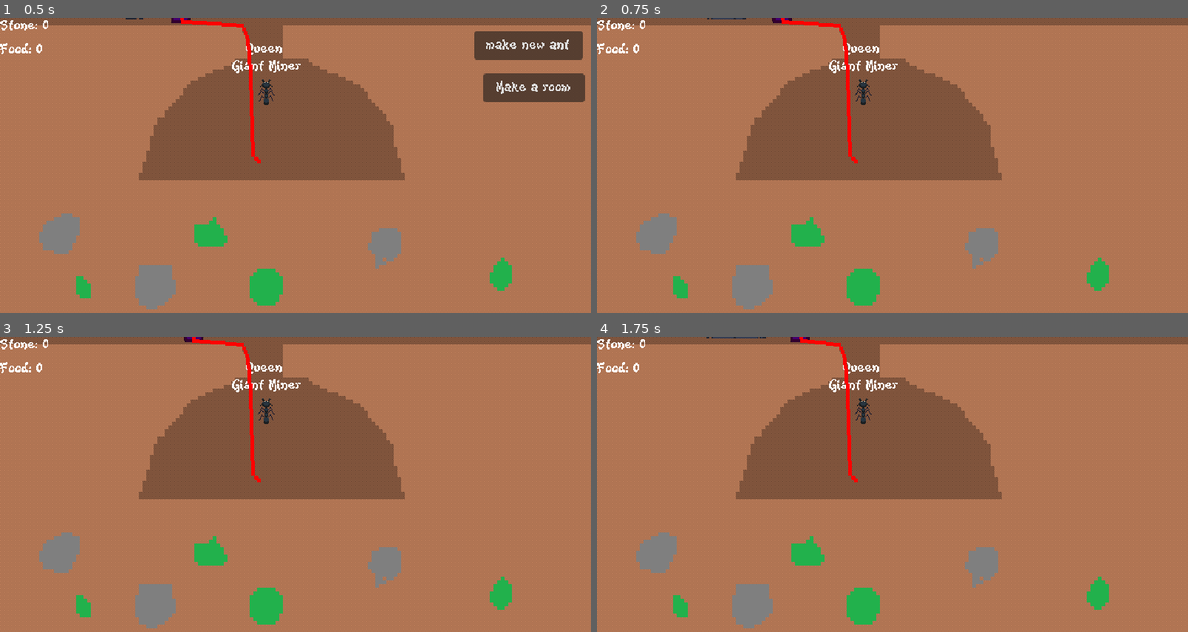
Above: before the commit, frames 1-4 (two rows, left to right).
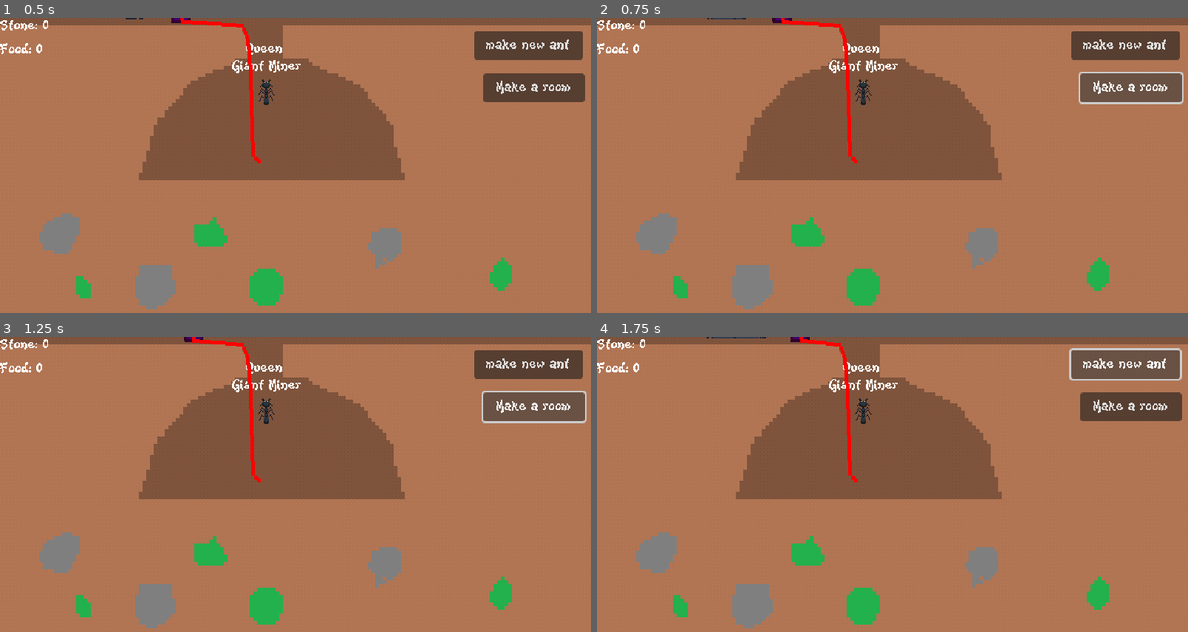
Above: after the commit, the same moments.

Repository: AlbieGray/LD57
Game: Godot game, scene res://Scenes/Game.tscn
Same seed, same stepped clock (60 frames per second), same inputs: the game is played once before the commit and once after it. The engine's default icon, where the game draws it, is replaced by a stand-in: a white triangle on a blue panel in a dark square.
Inputs (mouse positions are in pixels of both pictures, inside the frame that each line leads up to):
- Up to frame 1 (0.5 s): no input
- Up to frame 2 (0.75 s): click "Make a room" at 0.5 s
- Up to frame 3 (1.25 s): no input
- Up to frame 4 (1.75 s): click (1122, 363) at 1.25 s, where only the run after the commit has a clickable "make new ant"

Frame 1 is identical in both runs. In frame 2, 3.7% of the frame differs, in the area x 80-100%, y 4-30%; in frame 3, 3.7%; in frame 4, 3.8%, in the area x 79-99%, y 3-29%.

Commit message:
fixing selection, now dosent deselect after clicking button

Diff:
--- a/Scenes/Ant.tscn
+++ b/Scenes/Ant.tscn
@@ -25,6 +25,7 @@
 [node name="ant" type="CharacterBody2D" groups=["Ants"]]
 collision_layer = 2
 collision_mask = 0
+input_pickable = true
 script = ExtResource("1_yahas")
 
 [node name="SelectedRing" type="Sprite2D" parent="."]
@@ -94,6 +95,10 @@
 position = Vector2(149, -1)
 rotation = -0.855053
 
+[connection signal="mouse_entered" from="." to="." method="_on_mouse_entered"]
+[connection signal="mouse_exited" from="." to="." method="_on_mouse_exited"]
+[connection signal="mouse_shape_entered" from="." to="." method="_on_mouse_shape_entered"]
+[connection signal="mouse_shape_exited" from="." to="." method="_on_mouse_shape_exited"]
 [connection signal="body_shape_entered" from="Area2D" to="." method="_on_area_2d_body_shape_entered"]
 [connection signal="timeout" from="VoicelineTimer" to="." method="_on_voiceline_timer_timeout"]
 [connection signal="timeout" from="VoicelineFadeout" to="." method="_on_voiceline_fadeout_timeout"]
--- a/Scenes/Game.tscn
+++ b/Scenes/Game.tscn
@@ -30,3 +30,4 @@
 [node name="CanvasLayer" type="CanvasLayer" parent="."]
 
 [node name="HUD" parent="CanvasLayer" instance=ExtResource("5_b2bpf")]
+mouse_filter = 2
--- a/Scripts/ant.gd
+++ b/Scripts/ant.gd
@@ -28,6 +28,7 @@
 var text_fading = false
 var making_room = false
 var digging = true
+var mouse_hovered = false
 
 const ant_names_script = preload("res://Scripts/ant_names.gd")
 
@@ -53,16 +54,16 @@
 			path.curve.clear_points()
 			drawing = true
 
-	if Input.is_action_just_pressed("leftMouse"):
-		if selected:
-			selected = false
-		elif mouse_pos.distance_to(position) < 15:
-			selected = true
-			get_parent().selected_ant = self
-		else:
-			selected = false
-		$SelectedRing.visible = selected
-		game.update_gui()
+	#if Input.is_action_just_pressed("leftMouse"):
+		#if selected:
+			#selected = false
+		#elif mouse_pos.distance_to(position) < 15:
+			#selected = true
+			#get_parent().selected_ant = self
+		#else:
+			#selected = false
+		#$SelectedRing.visible = selected
+		#game.update_gui()
 
 	 # path following
 	if digging and current_path_follow != null:
@@ -79,7 +80,6 @@
 		$Sprite2D.rotation = current_path_follow.rotation + 90
 		if current_path_follow.progress_ratio >= 1:
 			making_room = false
-
 
 
 	# making line and path
@@ -176,3 +176,11 @@
 
 func _on_voiceline_fadeout_timeout() -> void:
 	text_fading = false
+
+
+
+func _on_mouse_entered() -> void:
+	mouse_hovered = true
+
+func _on_mouse_exited() -> void:
+	mouse_hovered = false
--- a/Scripts/game.gd
+++ b/Scripts/game.gd
@@ -1,7 +1,6 @@
 extends Node
 
 var selected_ant = null
-var ants = []
 
 var ant_scene = preload("res://Scenes/Ant.tscn")
 var line_scene = preload("res://Scenes/line_drawer.tscn")
@@ -22,6 +21,10 @@
 
 var dragging_camera = false
 var camera_drag_previous_point = Vector2(0, 0)
+
+var ants = []
+
+var button_just_clicked = false
 
 func make_new_ant():
 	if selected_ant == null:
@@ -47,6 +50,9 @@
 	new_ant.position = selected_ant.position + Vector2(rng.randf_range(-10, 10), rng.randf_range(-10, 10))
 	new_ant.tilemap = $Ground/TileMapLayer
 	add_child(new_ant)
+
+	ants.append(new_ant)
+
 
 func update_gui():
 	$CanvasLayer/HUD.update_resource_counts(stone, food)
@@ -76,6 +82,8 @@
 	$Ant.display_name = "Queen \n"+ $Ant.display_name
 	$Ant/NameTag.text = $Ant.display_name
 
+	ants = [$Ant]
+
 	rope = Rope.instantiate()
 	start = rope.get_child(0).global_position
 	end = tip.global_position
@@ -97,3 +105,18 @@
 		$Camera.position += delta
 
 		camera_drag_previous_point = get_viewport().get_mouse_position()
+
+	if Input.is_action_just_released("leftMouse") and not button_just_clicked:
+		print("mouse click detected")
+		selected_ant = null
+		for ant in ants:
+			ant.selected = false
+			ant.find_child("SelectedRing").visible = false
+			if ant.mouse_hovered:
+				selected_ant = ant
+		if selected_ant != null:
+			selected_ant.selected = true
+			selected_ant.find_child("SelectedRing").visible = true
+			update_gui()
+
+	button_just_clicked = false
--- a/hud.gd
+++ b/hud.gd
@@ -11,10 +11,12 @@
 	$MakeRoomButton.visible = make_room
 
 func _on_make_ant_button_pressed() -> void:
+	game.button_just_clicked = true
 	game.make_new_ant()
 
 
 func _on_make_room_button_pressed() -> void:
+	game.button_just_clicked = true
 	var currently_selected_ant = game.selected_ant
 	if currently_selected_ant != null:
 		currently_selected_ant.make_room()
Binary file changed: assets/tilemaps/dirt_tile.png
